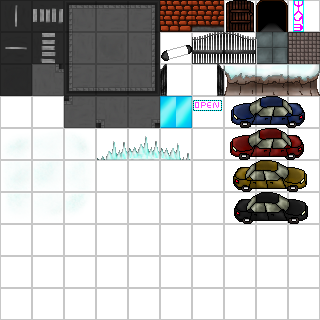
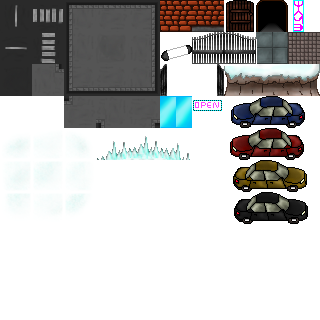
Before/after of a 320×320 layered artwork. What changed in the layer stack:
hid group "Groupe 1" (1 layers) over (0, 0, 320, 320)
